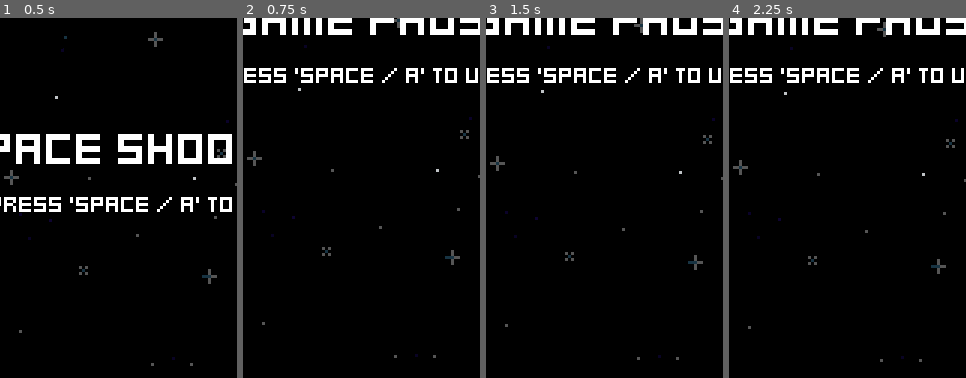
Above: before the commit, frames 1-4 (left to right).
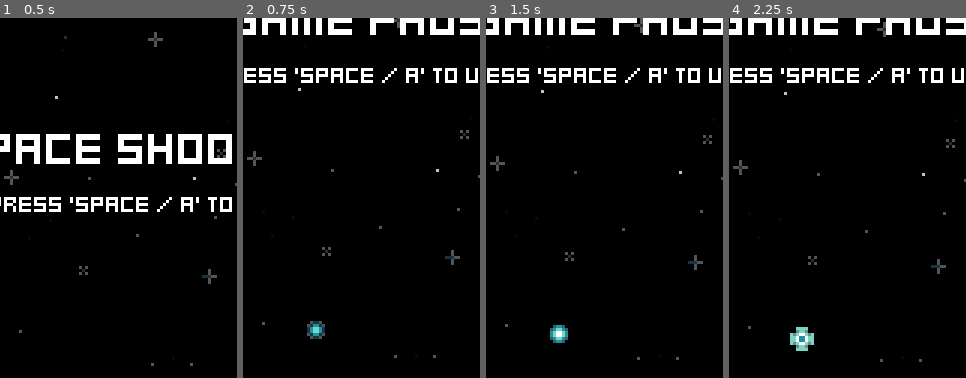
Above: after the commit, the same moments.

Repository: jacristi/godot-space-shooter
Game: Godot game, scene res://ui/menu.tscn
Same seed, same stepped clock (60 frames per second), same inputs: the game is played once before the commit and once after it.
Inputs:
- Up to frame 1 (0.5 s): no input
- Up to frame 2 (0.75 s): tap Space (fire) at 0.5, 0.6 s; hold D (move_right) from 0.53 s (still down)
- Up to frame 3 (1.5 s): tap Space (fire) at 1.25, 1.35 s; release D (move_right) at 1.28 s; hold S (move_down) from 1.28 s (still down)
- Up to frame 4 (2.25 s): tap Space (fire) at 2, 2.1 s; release S (move_down) at 2.03 s; hold D (move_right) from 2.03 s (still down)
The pictures show only the part of the screen within x 20-70%, y 29-79%; the shares and areas given below are measured in that part.

Frame 1 is identical in both runs. In frame 2, 0.3% of the frame differs, in the area x 27-35%, y 84-90%; in frame 3, 0.3%; in frame 4, 0.5%, in the area x 25-36%, y 85-93%.

Commit message:
feat: enemy fire sounds

Diff:
--- a/enemies/pink_enemy.gd
+++ b/enemies/pink_enemy.gd
@@ -10,6 +10,7 @@
 
 @onready var move_strafe_component: MoveComponent = %MoveStrafeComponent
 @onready var projectile_spawner: SpawnerComponent = %ProjectileSpawner
+@onready var fire_audio_stream_player: VariablePitchAudioStreamPlayer = $FireAudioStreamPlayer
 
 func _ready() -> void:
     super()
@@ -30,7 +31,11 @@
 
 func run_fire_state() -> void:
     fire_state.enable()
+    fire_projectile()
+    fire_state.disable()
+    fire_state.state_finished.emit()
+
+func fire_projectile() -> void:
     scale_component.tween_scale()
     projectile_spawner.spawn(global_position)
-    fire_state.disable()
-    fire_state.state_finished.emit()
+    fire_audio_stream_player.play()
--- a/enemies/pink_enemy.tscn
+++ b/enemies/pink_enemy.tscn
@@ -9,6 +9,8 @@
 [ext_resource type="Script" path="res://components/timed_state_componoent.gd" id="5_r7n00"]
 [ext_resource type="Script" path="res://components/spawner_component.gd" id="7_wxmm8"]
 [ext_resource type="PackedScene" uid="uid://mfl3s8qf3rqq" path="res://enemies/pink_enemy_projectile.tscn" id="8_2mwl1"]
+[ext_resource type="AudioStream" uid="uid://dj3egtcnvp1fs" path="res://sfx/enemy_fire_sound_1.wav" id="10_r84dq"]
+[ext_resource type="Script" path="res://components/variable_pitch_audio_stream_player.gd" id="11_yosu8"]
 
 [sub_resource type="AtlasTexture" id="AtlasTexture_28ebx"]
 atlas = ExtResource("2_abpib")
@@ -127,3 +129,10 @@
 
 [node name="ScoreComponent" parent="." index="13"]
 adjust_amount = 20
+
+[node name="FireAudioStreamPlayer" type="AudioStreamPlayer" parent="." index="15"]
+stream = ExtResource("10_r84dq")
+volume_db = -4.0
+bus = &"SFX"
+script = ExtResource("11_yosu8")
+pitch_min = 0.8
--- a/enemies/red_enemy.gd
+++ b/enemies/red_enemy.gd
@@ -20,6 +20,7 @@
 
 @onready var move_strafe_component: MoveComponent = %MoveStrafeComponent
 @onready var projectile_spawner: SpawnerComponent = %ProjectileSpawner
+@onready var fire_audio_stream_player: VariablePitchAudioStreamPlayer = $FireAudioStreamPlayer
 
 
 func _ready() -> void:
@@ -66,6 +67,7 @@
 
 func fire_projectile() -> void:
     scale_component.tween_scale()
+    fire_audio_stream_player.play()
     projectile_spawner.spawn(global_position)
     current_shot_count += 1
 
--- a/enemies/red_enemy.tscn
+++ b/enemies/red_enemy.tscn
@@ -9,6 +9,8 @@
 [ext_resource type="Script" path="res://components/state_component.gd" id="5_w7xsl"]
 [ext_resource type="Script" path="res://components/spawner_component.gd" id="6_tyi7e"]
 [ext_resource type="PackedScene" uid="uid://bf1xy1nwgkv4d" path="res://enemies/red_enemy_projectile.tscn" id="8_w4fov"]
+[ext_resource type="AudioStream" uid="uid://b62e7y0c5wn7u" path="res://sfx/enemy_fire_sound_2.wav" id="10_qnjuh"]
+[ext_resource type="Script" path="res://components/variable_pitch_audio_stream_player.gd" id="11_sgeo5"]
 
 [sub_resource type="AtlasTexture" id="AtlasTexture_a5khl"]
 atlas = ExtResource("2_dddo1")
@@ -136,3 +138,10 @@
 
 [node name="ScoreComponent" parent="." index="13"]
 adjust_amount = 50
+
+[node name="FireAudioStreamPlayer" type="AudioStreamPlayer" parent="." index="15"]
+stream = ExtResource("10_qnjuh")
+volume_db = -4.0
+bus = &"SFX"
+script = ExtResource("11_sgeo5")
+pitch_min = 0.8
--- a/scenes/game.tscn
+++ b/scenes/game.tscn
@@ -8,6 +8,7 @@
 [ext_resource type="PackedScene" uid="uid://di2ph76flv6jj" path="res://pickups/pickup_generator.tscn" id="5_824rs"]
 [ext_resource type="LabelSettings" uid="uid://cjof1qwn8asa1" path="res://fonts/default_label_settings.tres" id="5_tlyl2"]
 [ext_resource type="PackedScene" uid="uid://3etvr5r3lq15" path="res://ui/pause_menu.tscn" id="7_of8lj"]
+[ext_resource type="PackedScene" uid="uid://bn37hg8rvt4in" path="res://pickups/blue_pickup.tscn" id="10_4it1b"]
 
 [node name="Game" type="Node2D"]
 script = ExtResource("1_1juuu")
@@ -35,3 +36,6 @@
 offset_top = 77.0
 offset_right = 81.0
 offset_bottom = 77.0
+
+[node name="BluePickup" parent="." instance=ExtResource("10_4it1b")]
+position = Vector2(56, 173)
Not shown: 1 places in enemies/pink_enemy.tscn that only renumber resources
Not shown: 1 places in enemies/red_enemy.tscn that only renumber resources
Not shown: 1 places in scenes/game.tscn that only renumber resources
Not shown, added: sfx/enemy_fire_sound_1.wav.import
Not shown, added: sfx/enemy_fire_sound_2.wav.import
Not shown, added: sfx/enemy_fire_sound_1.wav
Not shown, added: sfx/enemy_fire_sound_2.wav
